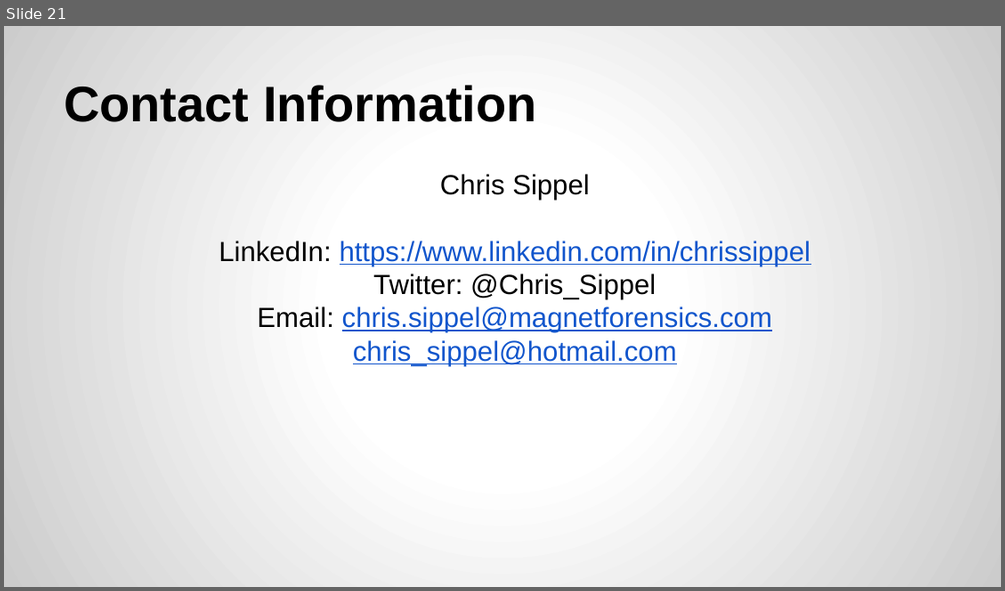
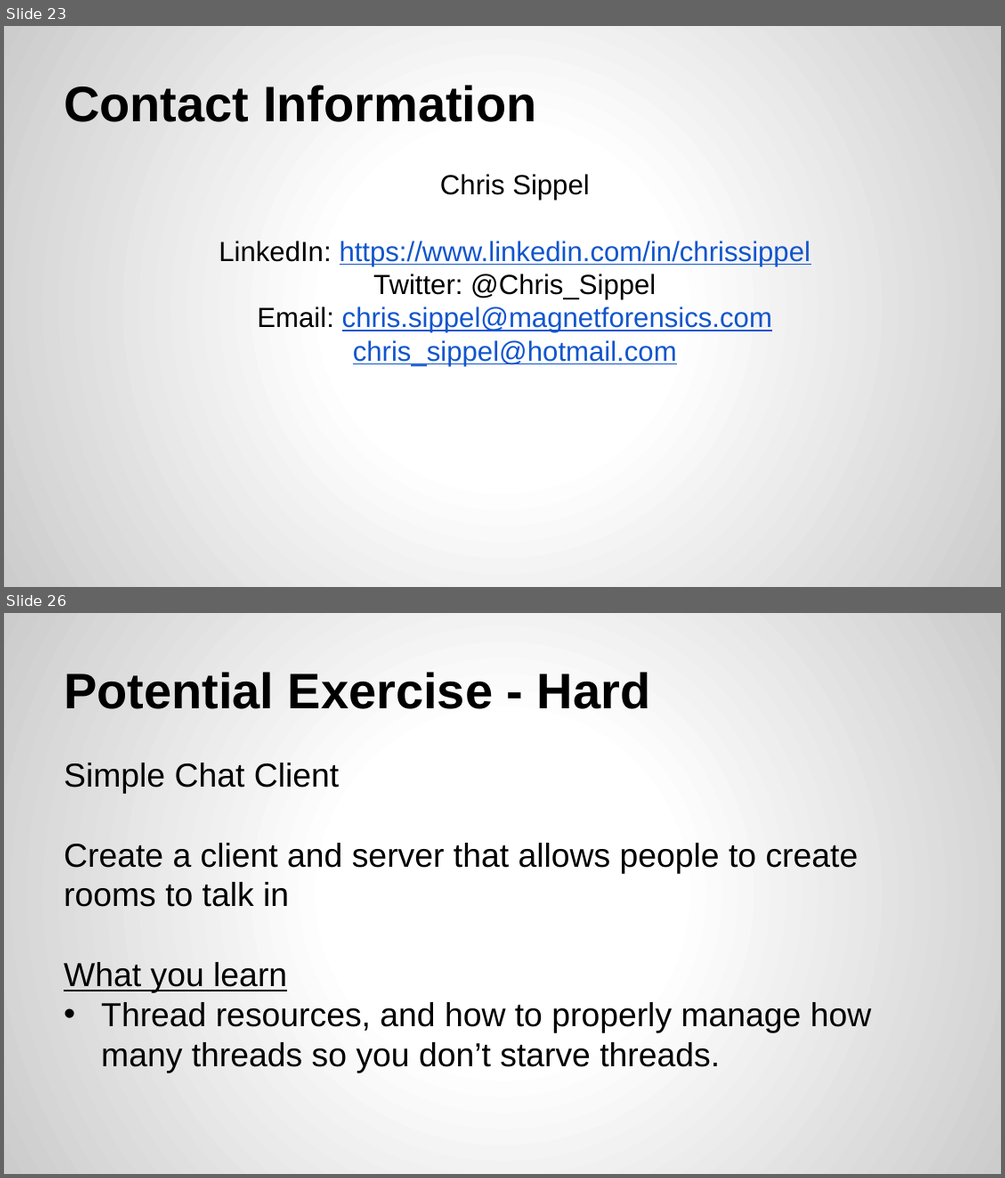
Before and after one commit to CSharpDevConnect/CSharpThreading01, a slide deck: C# Threading.pptx. Shown one above the other, each under a label of ours: slide 21 before the commit, slides 23 and 26 after it; the slides between them are not shown. The pictures are 1005x591 and 1005x1178 pixels, drawn with LibreOffice and Linux fonts; fonts in the diff are those of the drawing. Boxes give left, top, right and bottom in pixels: in the first picture for what was removed or moved away, otherwise in the second. Text is boxed around its words. In the diff, an @@ line names an element or a change of style, - is before the commit and + after.

```diff
--- a/C# Threading.pptx
+++ b/C# Threading.pptx
@@ slide 26 added at <box>4,613,1001,1174</box>, background gradient #FFFFFF to #CCCCCC @@
@@ title added at <box>64,672,651,709</box>, 36 pt, text #000000, bold @@
+Potential Exercise - Hard
@@ text added at <box>64,763,871,1072</box>, 24 pt, text #000000 @@
+Simple Chat Client
+Create a client and server that allows people to create rooms to talk in
+What you learn
+• Thread resources, and how to properly manage how many threads so you don’t starve threads.
@@ what was slide 21 is now slide 23 @@
```
Also in this commit, not shown: 7 slides changed, 6 other slides added, 2 slides removed, 2 other files.
